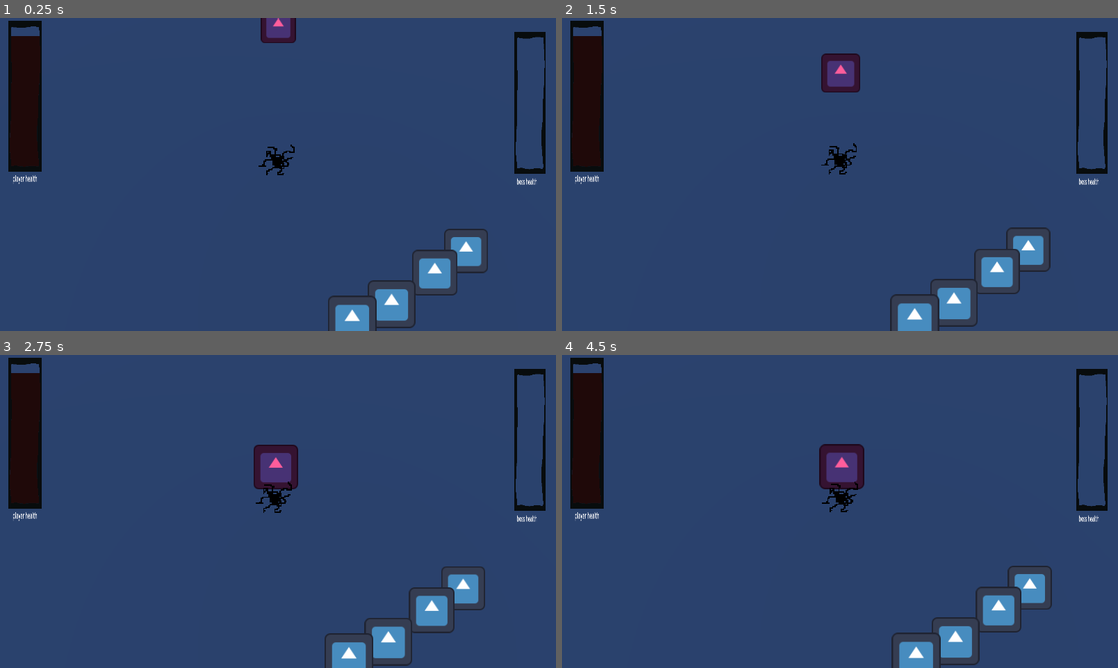
Above: before the commit, frames 1-4 (two rows, left to right).
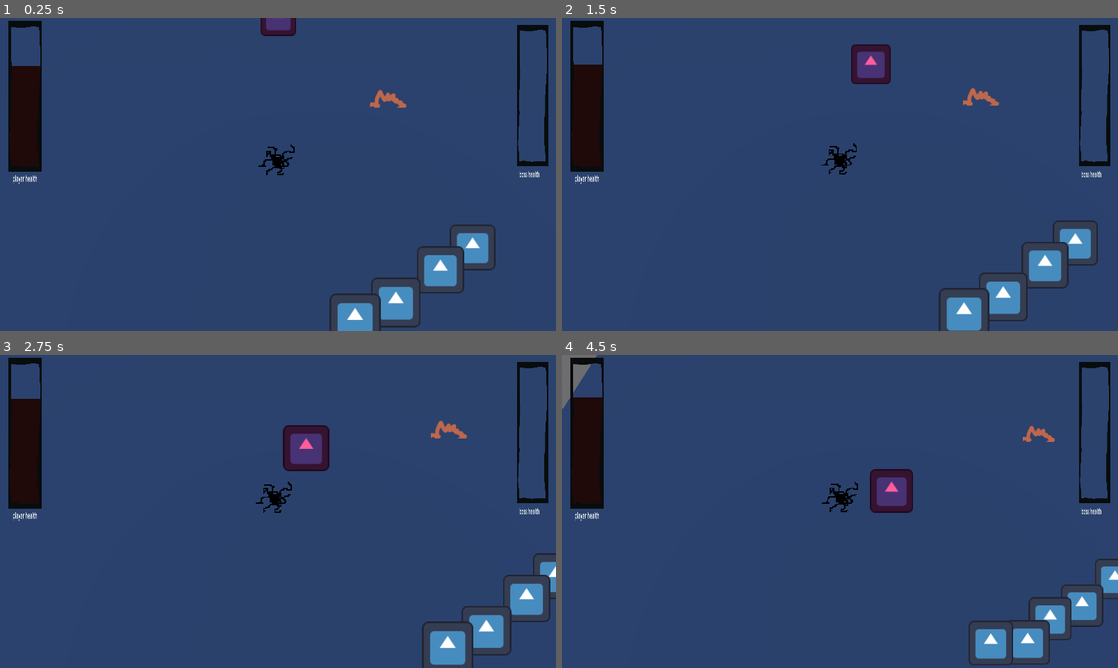
Above: after the commit, the same moments.

Repository: Area9579/Haustoria
Game: Godot game, scene res://Scenes/main.tscn
Two runs of this game, one before a commit and one after it. Both use one fixed random seed, a clock stepped at 60 frames per second and the inputs below. The engine's default icon, where the game draws it, is replaced by a stand-in: a white triangle on a blue panel in a dark square.
Inputs (mouse positions are in pixels of both pictures, inside the frame that each line leads up to):
- Up to frame 1 (0.25 s): no input
- Up to frame 2 (1.5 s): move the mouse to (962, 158) at 0.52 s; tap Space (jump) at 0.6, 0.77, 1.07 s; move the mouse to (728, 190) at 1.27 s; click (728, 190) at 1.35 s
- Up to frame 3 (2.75 s): tap Space (jump) at 1.52, 1.55, 1.82, 2.3 s; move the mouse to (333, 442) at 2.02 s; right-click (333, 442) at 2.1 s
- Up to frame 4 (4.5 s): move the mouse to (812, 574) at 2.77 s; tap Space (jump) at 2.85, 3.02, 3.32, 3.77, 3.8, 4.07 s; move the mouse to (1006, 558) at 3.52 s; press the mouse at (1006, 558) at 3.53 s; move the mouse to (673, 464) at 4.27 s; release the mouse at (673, 464) at 4.28 s; right-click (673, 464) at 4.35 s

The runs differ from the first frame. In frame 1, 4.6% of the frame differs, in the area x 2-99%, y 0-100%; in frame 2, 9.7%; in frame 3, 12%, in the area x 2-100%, y 2-100%; in frame 4, 12%.
Error before the commit: Parse Error: Function "_physics_process" has the same name as a previously declared function. (res://Scripts/player.gd:116)

Commit message:
small fixes and health

Diff:
--- a/Scenes/Player.tscn
+++ b/Scenes/Player.tscn
@@ -73,7 +73,6 @@
 wait_time = 0.5
 one_shot = true
 
-[connection signal="timeout" from="MouseInputTimer" to="." method="_on_mouse_input_timer_timeout"]
 [node name="UI" type="Control" parent="."]
 layout_mode = 3
 anchors_preset = 15
@@ -86,10 +85,10 @@
 
 [node name="BossHealth" type="TextureProgressBar" parent="UI"]
 layout_mode = 0
-offset_left = 1066.0
-offset_top = 28.0
-offset_right = 1366.0
-offset_bottom = 628.0
+offset_left = 1071.0
+offset_top = 13.0
+offset_right = 1371.0
+offset_bottom = 613.0
 scale = Vector2(0.21552, 0.488654)
 fill_mode = 3
 texture_over = ExtResource("4_ysrak")
@@ -126,3 +125,5 @@
 offset_bottom = 652.118
 scale = Vector2(2.17141, 2.17141)
 text = "player health"
+
+[connection signal="timeout" from="MouseInputTimer" to="." method="_on_mouse_input_timer_timeout"]
--- a/Scenes/main.tscn
+++ b/Scenes/main.tscn
@@ -1,6 +1,7 @@
-[gd_scene load_steps=10 format=3 uid="uid://magi1winy2i"]
+[gd_scene load_steps=11 format=3 uid="uid://magi1winy2i"]
 
 [ext_resource type="PackedScene" uid="uid://bmkpfdmdrk7lf" path="res://Scenes/wall.tscn" id="1_vt5yp"]
+[ext_resource type="PackedScene" uid="uid://tnvub7y17iua" path="res://Scenes/boss_hand_hit_box.tscn" id="4_d6qjs"]
 [ext_resource type="PackedScene" uid="uid://fl224xwk37sl" path="res://Scenes/MobileEnemy.tscn" id="6_u4pk0"]
 [ext_resource type="PackedScene" uid="uid://skk7130cpcoh" path="res://Scenes/Player.tscn" id="7_m2bmv"]
 
@@ -68,3 +69,6 @@
 
 [node name="WorldEnvironment" type="WorldEnvironment" parent="."]
 environment = SubResource("Environment_ibggl")
+
+[node name="BossHandHitBox" parent="." instance=ExtResource("4_d6qjs")]
+transform = Transform3D(1, 0, 0, 0, 1, 0, 0, 0, 1, 3.50114, -0.448878, -2.43457)
--- a/Scripts/player.gd
+++ b/Scripts/player.gd
@@ -23,6 +23,7 @@
 
 
 func _physics_process(delta: float) -> void:
+	if frozen: return #dont move or anything while in the attack animation
 	#below code for jumping
 	if not is_on_floor():
 		velocity += get_gravity() * delta
@@ -113,18 +114,7 @@
 func _on_mouse_input_timer_timeout() -> void:
 	dashCooldown.start()
 	dashCombo = 1
-func _physics_process(delta: float) -> void:
-	if frozen: return #dont move or anything while in the attack animation
-	print(frozen)
-	#below code for jumping
-	if not is_on_floor():
-		velocity += get_gravity() * delta
 
-	if Input.is_action_just_pressed("jump") and is_on_floor():
-		velocity.y = JUMP_VELOCITY
-
-
-	move_and_slide()
 
 func attack(): #put tween position as a parameter
 	#might want to tween to the right position to attack and fit the animation.
--- a/Scripts/ui.gd
+++ b/Scripts/ui.gd
@@ -4,14 +4,20 @@
 @onready var boss_health: TextureProgressBar = $BossHealth
 @onready var player_health: TextureProgressBar = $PlayerHealth
 
+var player_health_total = 70.0
+var boss_health_total = 0.0
+
 var attack_multiplier = 1
 
 func _process(delta: float) -> void:
-	player_health.value += delta * 3
+	player_health_total += delta
+
+	player_health.value = round(player_health_total)
+	boss_health.value = round(boss_health_total)
 
 
 func attack_boss():
-	boss_health.value += 5 * attack_multiplier
+	boss_health_total += 5 * attack_multiplier
 
 func take_damage(damage):
 	player_health.value -= damage
